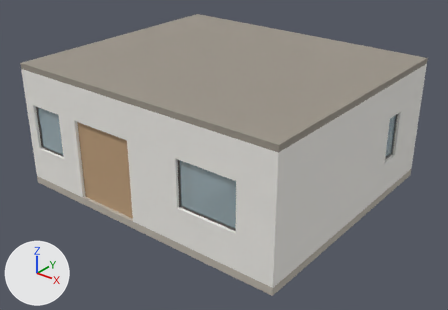
An edit to the glTF model docs-site/public/3d/laneway-house.glb, drawn before and after from the same camera.
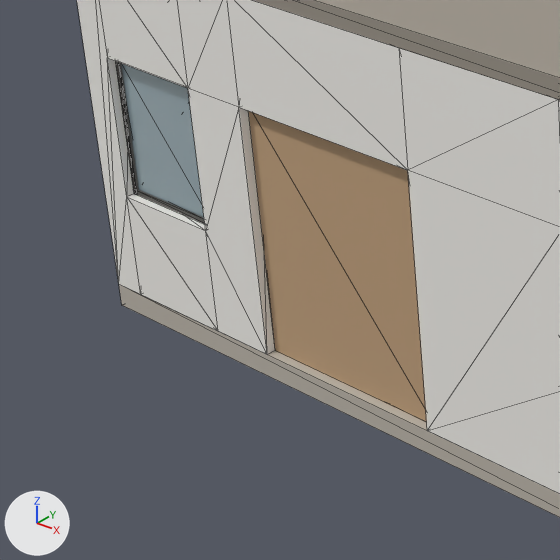
The first picture shows the older version from a camera (50 mm lens) standing at (13.1, -15.04, 7.81) and looking at (3.94, -3.59, 0.7). The close-ups show the older and then the newer version on the part from 0% to 39% of the width and 28% to 84% of the height of that picture. Only the edits that show in the close-ups are written down. Every picture has the same lights, and +X, +Y and +Z are marked at lower left. The close-ups show mesh edges as thin lines. Where no turn or scale is listed for an object, it has been applied to the vertices.

Names of what the first close-up shows: 'door:d_garden', 'roof:roof', 'slab:slab', 'wall:w_garden', 'window:window_2:frame', 'window:window_2:glass'.
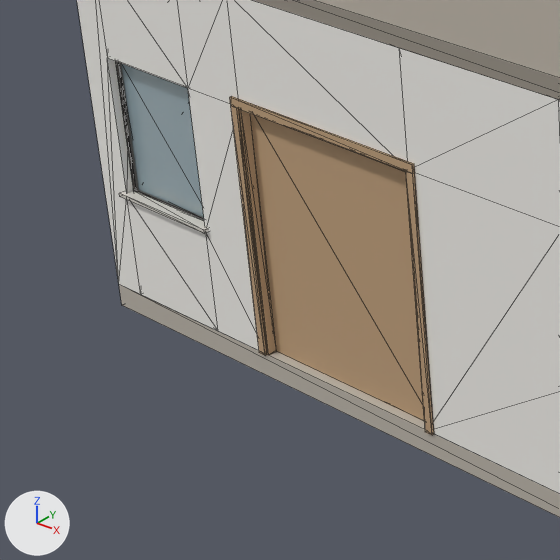
Boxes (x1, y1, x2, y2) around the edits, measured in the close-ups (560 x 560 px):
'door:d_garden:casing', added
    after: (230, 96, 434, 435)
'door:d_garden:lining', added (mostly hidden)
    after: (239, 109, 406, 355)
'window:window_2:sill', added
    after: (119, 190, 209, 234)

What changed in the scene script:
```text
Add mat_window_sill:
    mat_window_sill = principled_material('window:sill')
    mat_window_sill.base_color = (0.687, 0.658, 0.604)  # light grey #d8d4cc
    mat_window_sill.roughness = 0.45
Add me_window_window_2_sill:
    me_window_window_2_sill.from_pydata(...)  # a box spanning x 0.16..1.24, y -6.64..-6.53, z 0.9..0.93
    me_window_window_2_sill.materials.append(mat_window_sill)  # light grey #d8d4cc
Add me_door_d_garden_lining:
    me_door_d_garden_lining.from_pydata(...)  # 40 vertices, 72 faces; spans x 1.8..3.6, y -6.6..-6.4, z 0.0..2.1
    me_door_d_garden_lining.materials.append(mat_door)  # beige #c2a27e
Add me_door_d_garden_casing:
    me_door_d_garden_casing.from_pydata(...)  # 40 vertices, 72 faces; spans x 1.73..3.67, y -6.62..-6.38, z 0.0..2.17
    me_door_d_garden_casing.materials.append(mat_door)  # beige #c2a27e
Add ob_window_window_2_sill:
    ob_window_window_2_sill = bpy.data.objects.new('window:window_2:sill', me_window_window_2_sill)
    ob_window_window_2_sill.location = (0.0, 0.0, 0.0)
Add ob_door_d_garden_lining:
    ob_door_d_garden_lining = bpy.data.objects.new('door:d_garden:lining', me_door_d_garden_lining)
    ob_door_d_garden_lining.location = (0.0, 0.0, 0.0)
Add ob_door_d_garden_casing:
    ob_door_d_garden_casing = bpy.data.objects.new('door:d_garden:casing', me_door_d_garden_casing)
    ob_door_d_garden_casing.location = (0.0, 0.0, 0.0)
```
